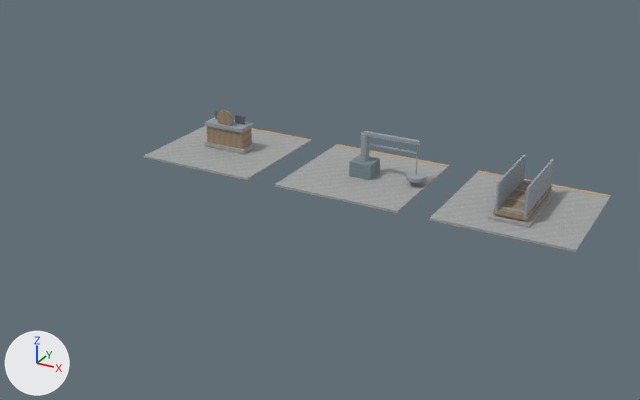
An edit to the glTF model development/levels/primitive-props-v1/site-kits/level_blockout_kit_wld_06_p03.glb, drawn before and after from the same camera.
The view is the same before and after, from a 50 mm camera at (15.5, -28.6, 14.4) aimed at (-0.1, -0.4, 0.3). Lighting does not change. The marker at lower left points along +X, +Y and +Z. The first picture is the older version. Vertices at exactly the same position are counted once.

Objects in the first picture: 'level_blockout_kit_wld_06_p03'.
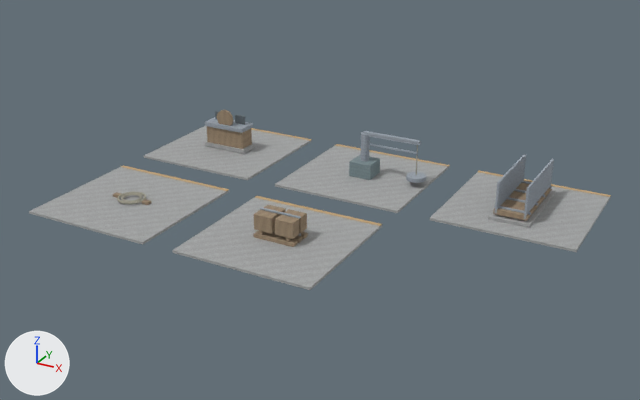
Where the change shows, as pixel boxes [x1, y1, x2, y2] in the pictures (640 x 400 px):
'level_blockout_kit_wld_06_p03', reshaped (25% wider, 27% taller): before [144, 110, 611, 252]; after [29, 110, 611, 290]
part 1 of me_drowned_fisherman_s_wharf_map_kit_contact_room, added: after [29, 167, 229, 245]
part 2 of me_drowned_fisherman_s_wharf_map_kit_contact_room, added: after [172, 197, 382, 290]
part 3 of me_drowned_fisherman_s_wharf_map_kit_contact_room, added: after [121, 165, 229, 191]
part 4 of me_drowned_fisherman_s_wharf_map_kit_contact_room, added: after [255, 196, 382, 226]
part 5 of me_drowned_fisherman_s_wharf_map_kit_contact_room, added: after [264, 232, 303, 243]
part 6 of me_drowned_fisherman_s_wharf_map_kit_contact_room, added: after [253, 231, 297, 247]
part 7 of me_drowned_fisherman_s_wharf_map_kit_contact_room, added: after [264, 205, 286, 217]
part 8 of me_drowned_fisherman_s_wharf_map_kit_contact_room, added (brown): after [254, 210, 278, 234]
part 9 of me_drowned_fisherman_s_wharf_map_kit_contact_room, added: after [284, 209, 307, 233]
part 10 of me_drowned_fisherman_s_wharf_map_kit_contact_room, added (brown): after [275, 215, 300, 239]
part 11 of me_drowned_fisherman_s_wharf_map_kit_contact_room, added: after [260, 207, 301, 219]
part 12 of me_drowned_fisherman_s_wharf_map_kit_contact_room, added: after [117, 191, 146, 204]

The change in detail:
me_drowned_fisherman_s_wharf_map_kit_contact_room is used by ob_level_blockout_kit_wld_06_p03; location (0.0, 0.0, 0.0).
me_drowned_fisherman_s_wharf_map_kit_contact_room had 322 vertices, 508 faces and spanned x -9.8..9.8, y 0.7..6.3, z -0.1..1.9.
me_drowned_fisherman_s_wharf_map_kit_contact_room now has 866 vertices, 1408 faces and spans x -9.8..9.8, y -6.3..6.3, z -0.1..1.9.
me_drowned_fisherman_s_wharf_map_kit_contact_room part 1: a new loose piece, a box spanning x -9.825..-4.175, y -6.3..-0.7, z -0.11..-0.01, in mat_blockout_stone.
me_drowned_fisherman_s_wharf_map_kit_contact_room part 2: a new loose piece, a box spanning x -2.825..2.825, y -6.3..-0.7, z -0.11..-0.01, in mat_blockout_stone.
me_drowned_fisherman_s_wharf_map_kit_contact_room part 3: a new loose piece, a box spanning x -9.825..-4.175, y -0.89..-0.71, z -0.013..0.002, in mat_blockout_accent.
me_drowned_fisherman_s_wharf_map_kit_contact_room part 4: a new loose piece, a box spanning x -2.825..2.825, y -0.89..-0.71, z -0.013..0.002, in mat_blockout_accent.
me_drowned_fisherman_s_wharf_map_kit_contact_room part 5: a new loose piece, a box spanning x -0.85..0.85, y -3.64..-3.36, z 0.0..0.14, in mat_blockout_wood.
me_drowned_fisherman_s_wharf_map_kit_contact_room part 6: a new loose piece, a box spanning x -0.85..0.85, y -4.02..-3.74, z 0.0..0.14, in mat_blockout_wood.
me_drowned_fisherman_s_wharf_map_kit_contact_room part 7: a new loose piece, a box spanning x -0.83..-0.07, y -3.46..-3.0, z 0.31..0.93, in mat_blockout_wood.
me_drowned_fisherman_s_wharf_map_kit_contact_room part 8: a new loose piece, a box spanning x -0.83..-0.07, y -4.0..-3.54, z 0.31..0.93, in mat_blockout_wood.
me_drowned_fisherman_s_wharf_map_kit_contact_room part 9: a new loose piece, a box spanning x 0.07..0.83, y -3.46..-3.0, z 0.31..0.93, in mat_blockout_wood.
me_drowned_fisherman_s_wharf_map_kit_contact_room part 10: a new loose piece, a box spanning x 0.07..0.83, y -4.0..-3.54, z 0.31..0.93, in mat_blockout_wood.
me_drowned_fisherman_s_wharf_map_kit_contact_room part 11: a new loose piece, a box spanning x -0.845..0.845, y -3.543..-3.457, z 0.933..0.988, in mat_blockout_metal.
me_drowned_fisherman_s_wharf_map_kit_contact_room part 12: 336 vertices added at x -7.6..-6.4, y -4.1..-2.9, z 0.0..0.1.
Other edits to the shape of me_drowned_fisherman_s_wharf_map_kit_contact_room do not show in these pictures.
